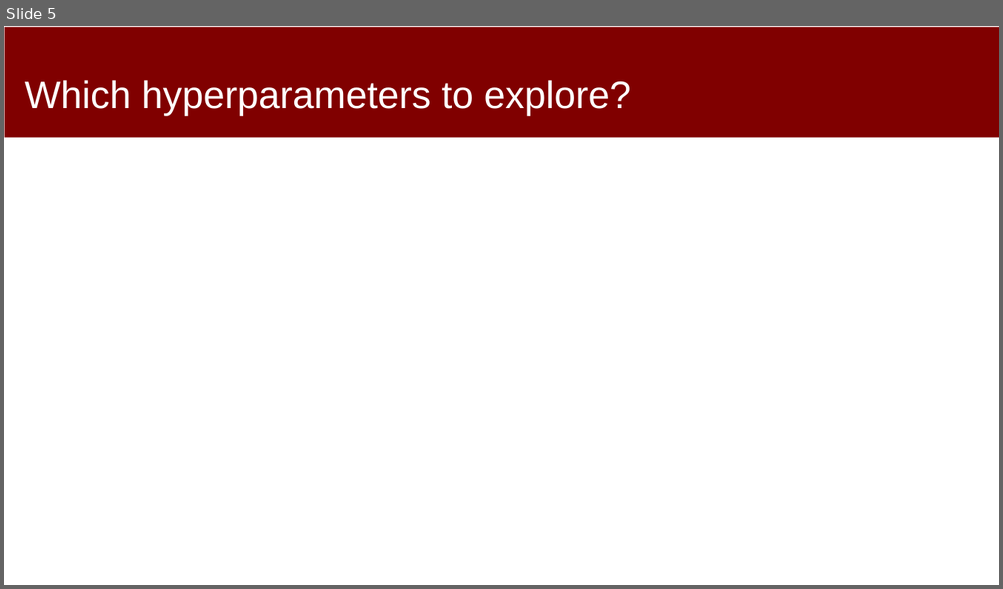
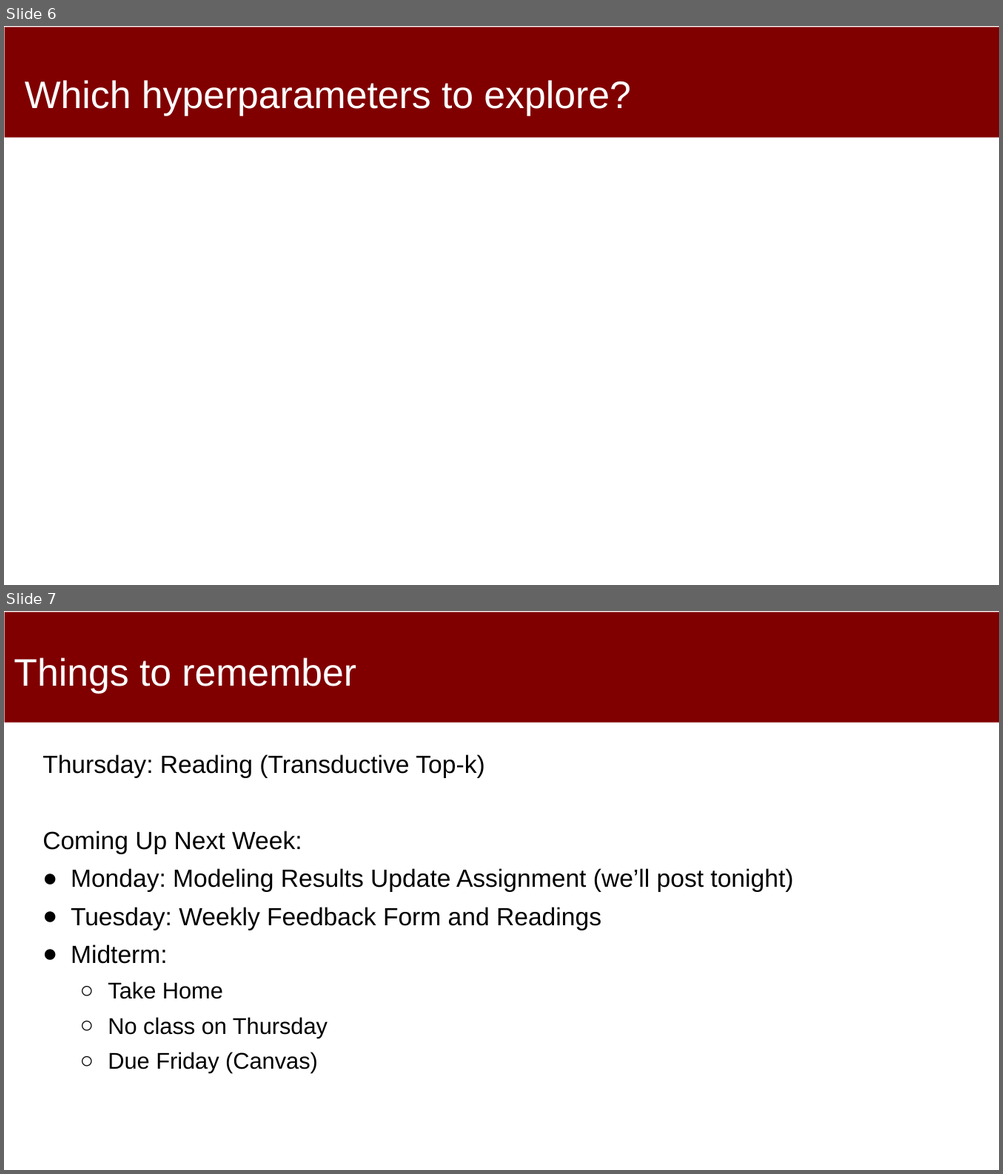
Before and after one commit to dssg/MLinPractice, a slide deck: Lectures/Lecture9-PracticalModeling-Hyperparameters.pptx. Shown one above the other, each under a label of ours: slide 5 before the commit, slides 6 and 7 after it. The pictures are 1003x589 and 1003x1174 pixels, drawn with LibreOffice and Linux fonts; fonts in the diff are those of the drawing. Boxes give left, top, right and bottom in pixels: in the first picture for what was removed or moved away, otherwise in the second. Text is boxed around its words. In the diff, an @@ line names an element or a change of style, - is before the commit and + after.

Commit message:
slides updates

```diff
--- a/Lectures/Lecture9-PracticalModeling-Hyperparameters.pptx
+++ b/Lectures/Lecture9-PracticalModeling-Hyperparameters.pptx
@@ slide 7 added at (4, 611, 999, 1170), background #FFFFFF; not listed: 1 template element that a slide beside it also shows @@
@@ title added at (14, 658, 356, 693), 37 pt, text #FFFFFF @@
+Things to remember
@@ text added at (42, 755, 793, 1073), 24 pt, text #000000 @@
+Thursday: Reading (Transductive Top-k)
+Coming Up Next Week:
+● Monday: Modeling Results Update Assignment (we’ll post tonight)
+● Tuesday: Weekly Feedback Form and Readings
+● Midterm:
+  ○ Take Home
+  ○ No class on Thursday
+  ○ Due Friday (Canvas)
@@ what was slide 5 is now slide 6 @@
```
Also in this commit, not shown: 1 slide changed, 1 other slide added.
